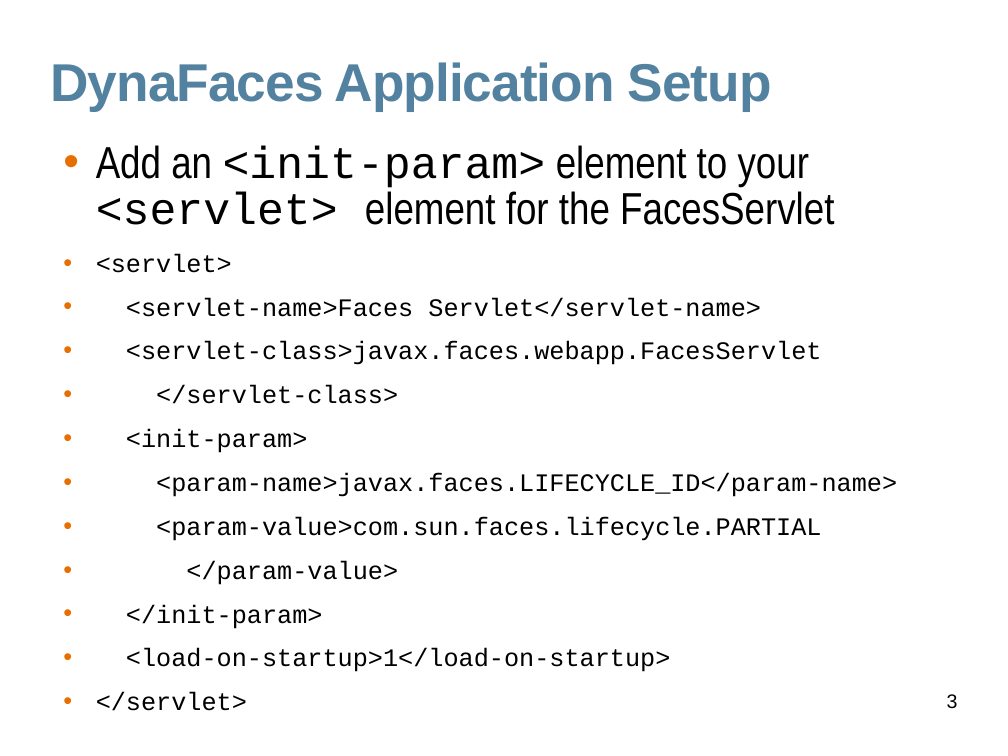
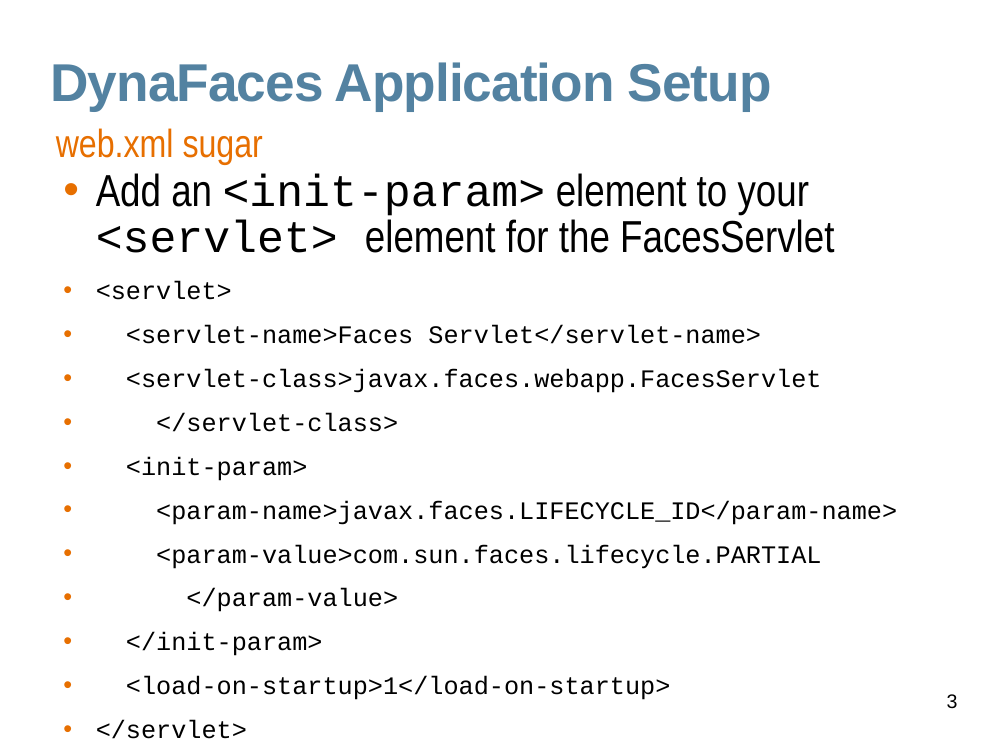
Before and after one commit to javaee/javaserverfaces-extensions, a slide deck: slide 3 of www/slides/dynafaces-advanced.odp. Drawn at 1008x756 pixels with LibreOffice and Linux fonts; fonts in the diff are those of the drawing; background and template pictures are left out. Boxes give left, top, right and bottom in pixels: in the first picture for what was removed or moved away, otherwise in the second. Text is boxed around its words. In the diff, an @@ line names an element or a change of style, - is before the commit and + after.

```diff
--- a/www/slides/dynafaces-advanced.odp
+++ b/www/slides/dynafaces-advanced.odp
@@ text added at (56, 128, 263, 165), 28 pt, text #E76F00 @@
+web.xml sugar
@@ text "Add an <init-param> element to ...": place and size @@
-text "Add an <init-param> element to ..." at (96, 145, 897, 711)
+text "Add an <init-param> element to ..." at (96, 173, 897, 739)
```
Also in this commit, not shown: 2 other slides changed, 20 slides added, 7 slides removed, 13 other files.
